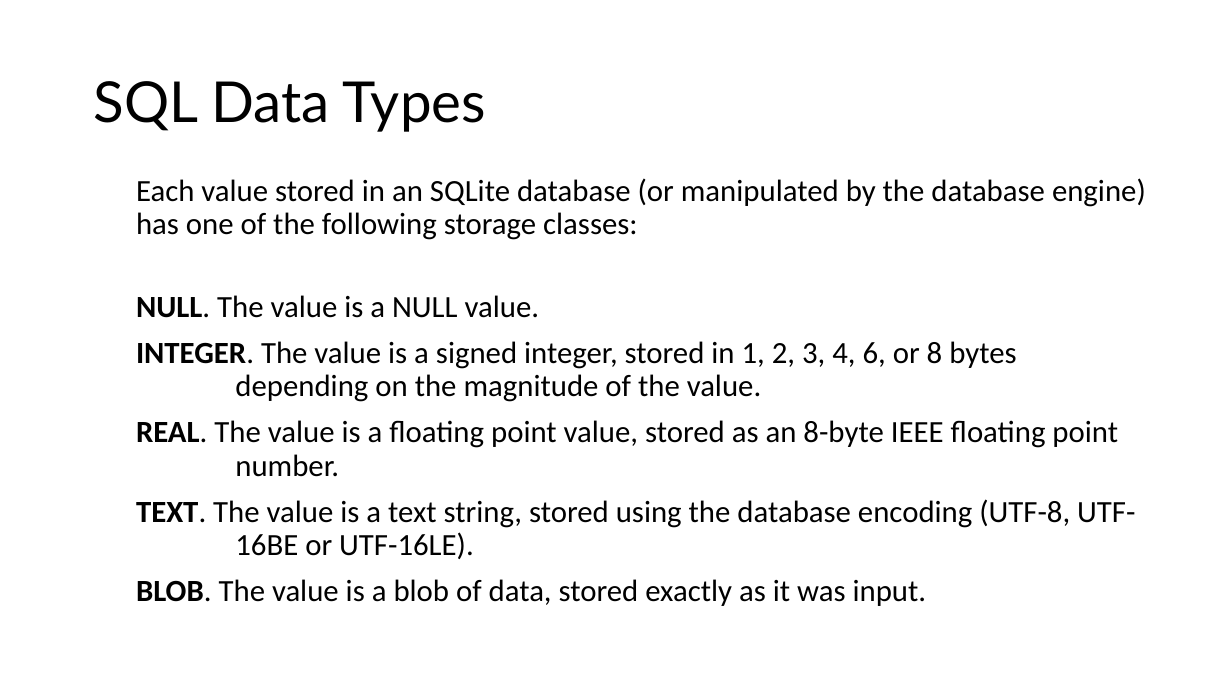
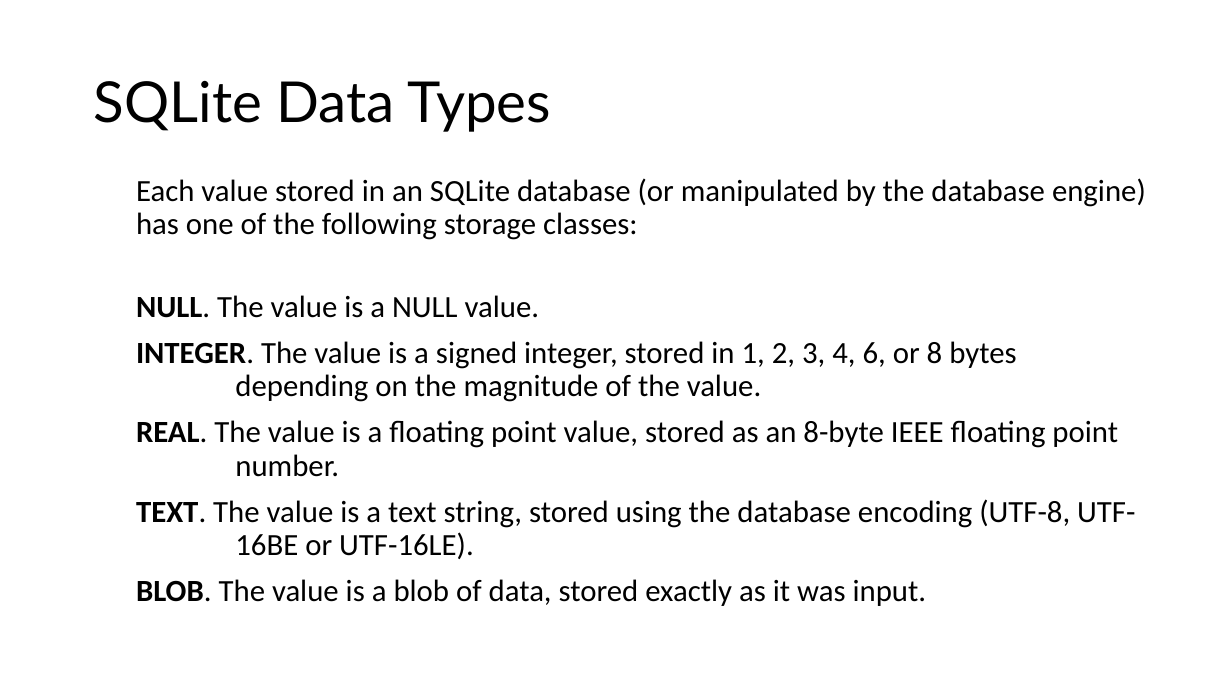
Before and after one commit to RCEatPitt/data-basics-fall-2018, a slide deck: slide 8 of 7 - databases one/Part 1 - Introduction to the Relational Model.pptx (slide 6 before the commit). Drawn at 1232x693 pixels with LibreOffice and Linux fonts; fonts in the diff are those of the drawing. Boxes give left, top, right and bottom in pixels: in the first picture for what was removed or moved away, otherwise in the second. Text is boxed around its words. In the diff, an @@ line names an element or a change of style, - is before the commit and + after.

```diff
--- a/7 - databases one/Part 1 - Introduction to the Relational Model.pptx
+++ b/7 - databases one/Part 1 - Introduction to the Relational Model.pptx
@@ title at box(94, 81, 551, 132): text changed @@
-SQL Data Types
+SQLite Data Types
```
Also in this commit, not shown: 8 other slides changed, 4 slides added, 2 slides removed.
